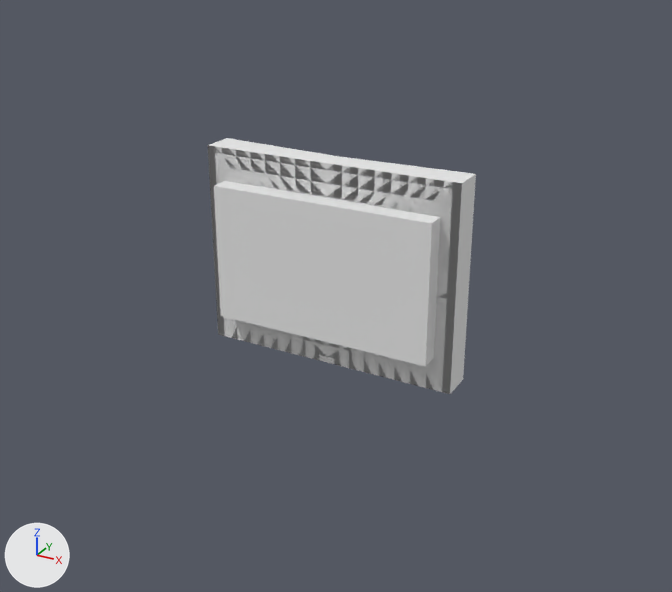
Before and after pictures for a commit that changed the Blender file bracket.blend.
Rendered twice from a camera (50 mm lens) standing at (3.97, -7.14, 3.25) and looking at (0.28, -0.42, -0.11). The axes (+X, +Y, +Z) are drawn at lower left. The lights are the same throughout.
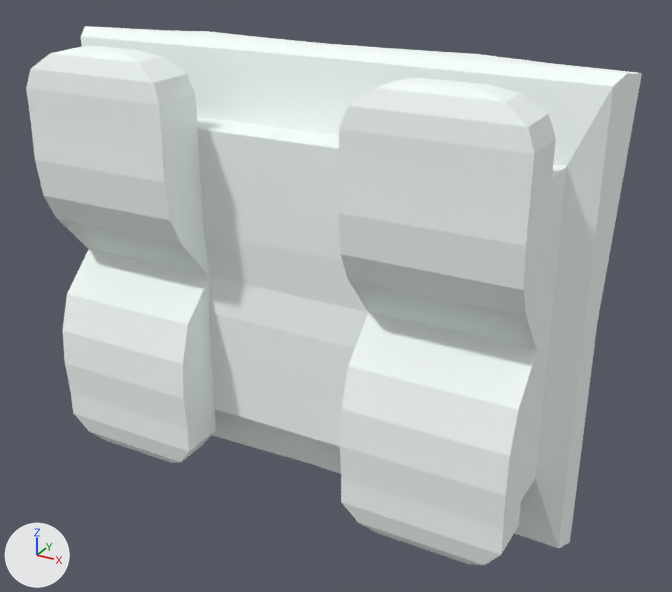
Commit message: changes bracket

Where the change shows, as pixel boxes [x1, y1, x2, y2] in the pictures (672 x 592 px):
'Cube', recoloured, reshaped, moved, rescaled (129% wider, 110% taller)
    before: [208, 138, 476, 394]
    after: [26, 26, 642, 565]

Diff of the bpy script that builds the scene:
```diff
--- a/bracket.blend.py
+++ b/bracket.blend.py
@@ mat_material @@
 mat_material = diffuse_material('Material')
-mat_material.base_color = (0.8, 0.8, 0.8)  # white #e7e7e7
+mat_material.base_color = (0.934, 1.0, 0.97)  # white #f7fffc
@@ me_cube @@
 # used by ob_cube; location = (0.0, 0.0, 0.0)
-me_cube.from_pydata(...)  # 45 vertices, 36 faces; spans x 0.0..1.29, y -0.28..0.22, z -1.0..1.0
+me_cube.from_pydata(...)  # 228 vertices, 202 faces, 4 loose edges; spans x 0.0..1.29, y -0.52..0.28, z -1.04..1.0
+# me_cube part 1
+# 10 vertices are removed from x 0.0..1.29, y -0.28..0.22, z -1.0..1.0
+# 26 faces are deleted
+# 9 vertices move from x 0.0..1.29, y -0.1..0.15, z -1.0..1.0 to x 0.0..1.26, y -0.04..0.11, z -1.04..1.0
+# 135 vertices are added at x 0.0..1.29, y -0.52..0.28, z -1.04..1.0
+# 12 new vertices lie (0.0, 0.0, 0.17) away from vertices in x 0.0..1.11, y -0.28..-0.1, z -0.34..0.34
+# 10 new vertices lie (0.0, 0.0, -0.17) away from vertices in x 0.0..1.11, y -0.28..-0.1, z -0.34..0.51
+# 9 new vertices lie (0.0, 0.02, 0.17) away from vertices in x 0.0..1.11, y -0.28, z -0.17
+# 11 new vertices lie (0.0, 0.0, -0.13) away from vertices in x 0.0..1.11, y -0.28..-0.1, z 0.34
+# 6 new vertices lie (0.0, 0.0, -0.12) away from vertices in x 0.4..1.11, y -0.49..-0.28, z -0.67
+# 5 new vertices lie (0.0, 0.0, 0.15) away from vertices in x 0.4..1.11, y -0.52..-0.28, z 0.67
+# 5 new vertices lie (0.33, 0.0, 0.0) away from vertices in x 0.32, y 0.03..0.15, z -1.04..1.0
+# 4 loose edges are added
+# 192 new faces join them
 me_cube.materials.append(mat_material)
@@ ob_cube @@
 ob_cube = bpy.data.objects.new('Cube', me_cube)
-ob_cube.location = (0.0, 0.0, 0.0)
+ob_cube.location = (-0.01, -0.29, 0.0)
+ob_cube.scale = (2.03, 2.03, 2.03)
 _m = ob_cube.modifiers.new('Mirror', 'MIRROR')
```
